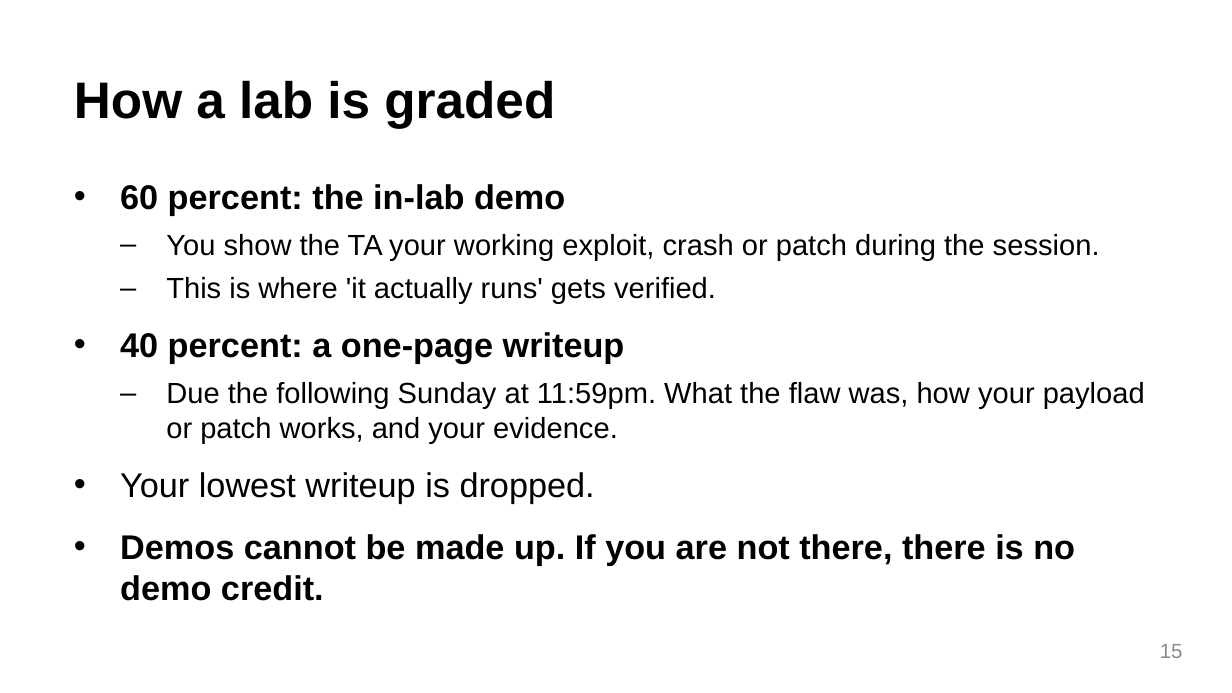
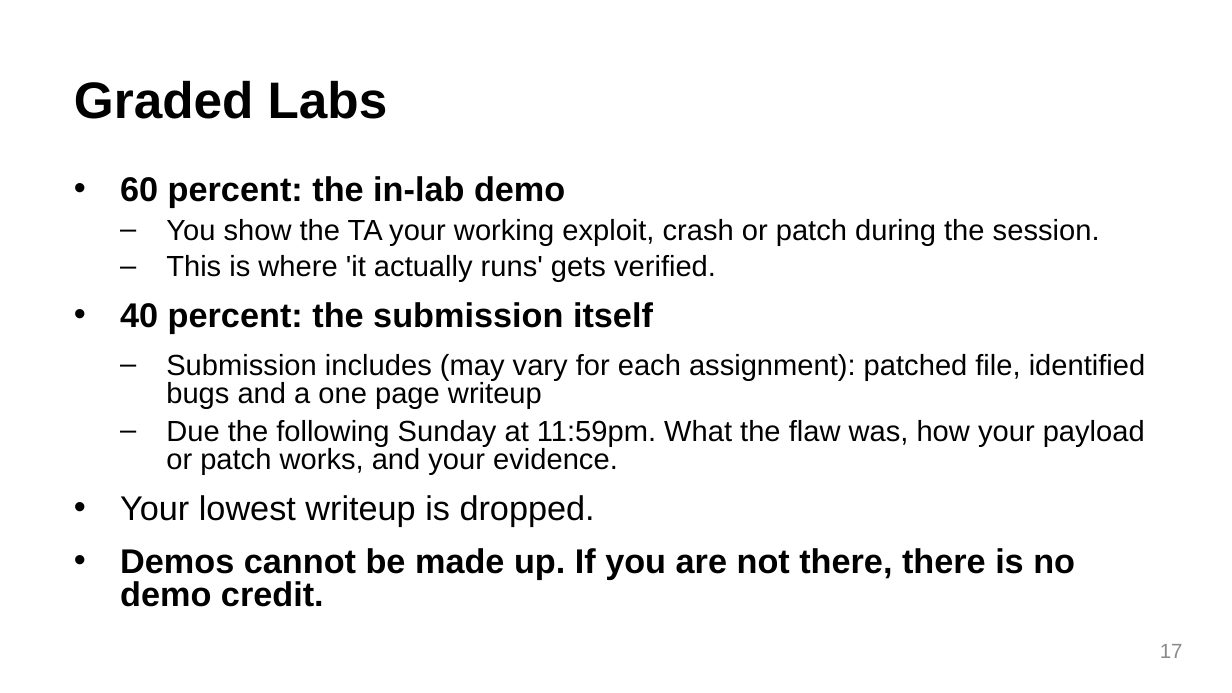
Before and after one commit to Sizvy/CS165_F26_labs, a slide deck: slide 17 of edc_slides/01_cs165-intro.pptx (slide 15 before the commit). Drawn at 1232x693 pixels with LibreOffice and Linux fonts; fonts in the diff are those of the drawing. Boxes give left, top, right and bottom in pixels: in the first picture for what was removed or moved away, otherwise in the second. Text is boxed around its words. In the diff, an @@ line names an element or a change of style, - is before the commit and + after.

Commit message:
slides updated: office hour, lab schedule, graded+ungraded lab

```diff
--- a/edc_slides/01_cs165-intro.pptx
+++ b/edc_slides/01_cs165-intro.pptx
@@ title at bbox=[74, 80, 388, 119]: text changed @@
-How a lab is graded
+Graded Labs
@@ text at bbox=[120, 176, 1145, 607]: line spacing 1 to 0.8; less space between paragraphs; more space between paragraphs @@
@@ text at bbox=[120, 302, 1146, 408]: text changed; size 20 to 17 pt; bold off @@
-• 40 percent: a one-page writeup
+• 40 percent: the submission itself
+  – Submission includes (may vary for each assignment): patched file, identified bugs and a one page writeup
@@ page number at bbox=[1160, 644, 1183, 658]: text changed @@
-15
+17
```
Also in this commit, not shown: 31 other slides changed, 2 slides added, 1 other file.
